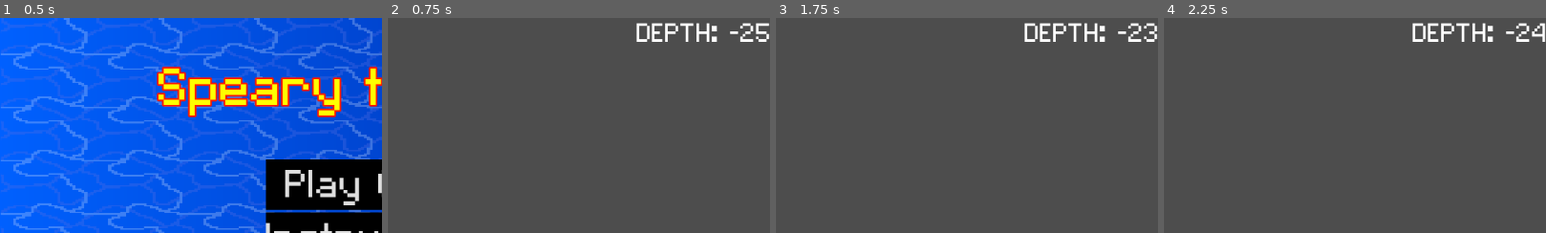
Above: before the commit, frames 1-4 (left to right).
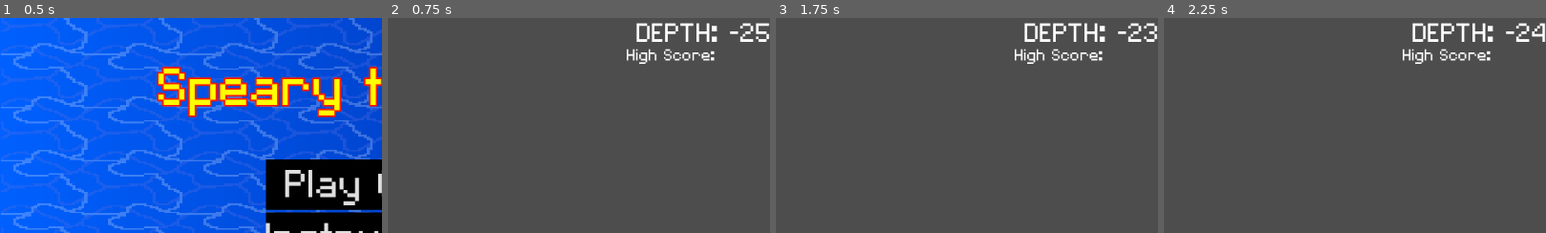
Above: after the commit, the same moments.

Repository: RylanSanders/LudumDare57
Game: Godot game, scene res://UI/MainMenu.tscn
Two runs of this game, one before a commit and one after it. Both use one fixed random seed, a clock stepped at 60 frames per second and the inputs below.
Inputs:
- Up to frame 1 (0.5 s): no input
- Up to frame 2 (0.75 s): click "Play Game" at 0.5 s
- Up to frame 3 (1.75 s): hold D from 1.28 s (still down); tap Space (launch) at 1.35 s
- Up to frame 4 (2.25 s): release D at 2.03 s; hold A from 2.03 s (still down); tap Space (launch) at 2.1 s
The pictures show only the part of the screen within x 0-50%, y 0-50%; the shares and areas given below are measured in that part.

Frame 1 is identical in both runs. In frame 2, 0.6% of the frame differs, in the area x 62-86%, y 14-22%; in frame 3, 0.6%; in frame 4, 0.6%.

Commit message:
Add High Score

Diff:
--- a/Main.tscn
+++ b/Main.tscn
@@ -161,6 +161,14 @@
 theme_override_font_sizes/font_size = 50
 text = "Depth: "
 
+[node name="HighScoreLabel" type="Label" parent="CanvasLayer"]
+offset_left = 360.0
+offset_top = 41.0
+offset_right = 503.0
+offset_bottom = 72.0
+theme_override_font_sizes/font_size = 30
+text = "High Score: "
+
 [node name="Knight" type="Sprite2D" parent="."]
 z_index = 2
 texture_filter = 1
--- a/game_controller.gd
+++ b/game_controller.gd
@@ -3,25 +3,61 @@
 @export var death_menu:PackedScene
 @onready var spear:Node2D = get_node("Spear")
 @onready var depth_label:Label = get_node("CanvasLayer/DepthLabel")
+@onready var high_score_label: Label = get_node("CanvasLayer/HighScoreLabel")
 
 var DEPTH_LABEL := "DEPTH: "
+var HIGH_SCORE_LABEL := "HIGH SCORE: "
+var HIGH_SCORE_VAR := "high_score"
+var SCORES_SECTION_VAR := "scores"
+var cnf_path:= "user://scores.ini"
+var current_high_score:=0.0
+var last_high_score:=0.0
+
 func game_over():
 	get_tree().paused=true
 	var new_death_menu :PopupMenu = death_menu.instantiate()
+	record_high_score()
 	new_death_menu.GameController=self
 	add_child(new_death_menu)
 
 	new_death_menu.popup_centered()
 
-func retry():
+func record_high_score() -> void:
+	var new_score = calculate_depth()
+	if current_high_score > last_high_score:
+		var conf := ConfigFile.new()
+		conf.set_value(SCORES_SECTION_VAR,HIGH_SCORE_VAR, current_high_score)
+		var error := conf.save(cnf_path)
+
+
+func _ready() -> void:
+	get_saved_high_score()
+
+func get_saved_high_score():
+	var conf := ConfigFile.new()
+
+	var error := conf.load(cnf_path)
+	if error==OK:
+		last_high_score = conf.get_value(SCORES_SECTION_VAR,HIGH_SCORE_VAR,0  )
+		current_high_score = last_high_score
+		high_score_label.text = HIGH_SCORE_LABEL + str(current_high_score)
+
+func retry()  -> void:
 	get_tree().paused=false
 	get_tree().reload_current_scene()
 
 
 
-func main_menu():
+func main_menu()  -> void:
 	get_tree().paused=false
 	get_tree().change_scene_to_file("res://UI/MainMenu.tscn")
 
 func _process(delta: float) -> void:
-	depth_label.text = DEPTH_LABEL + str(snappedf(spear.global_position.y, 0.01))
+	var depth = calculate_depth()
+	depth_label.text = DEPTH_LABEL + str(depth)
+	if depth>current_high_score:
+		current_high_score = depth
+
+
+func calculate_depth() -> float:
+	return snappedf(spear.global_position.y, 0.01)
